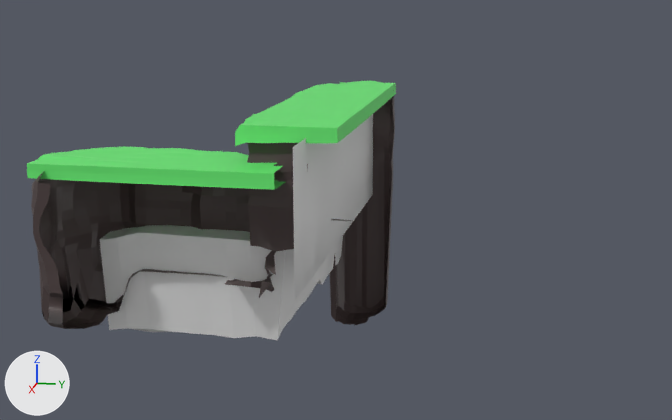
Renders of the FBX model sealoft/Content/GFX/Models/World/Ground.fbx from each side of a commit.
The view is the same before and after, from a 50 mm camera at (79.7, 27.9, 19.8) aimed at (-0.6, 11.9, -0.3). Every picture has the same lights, and +X, +Y and +Z are marked at lower left. Where no turn or scale is listed for an object, it has been applied to the vertices. Vertices at the same position are counted once.
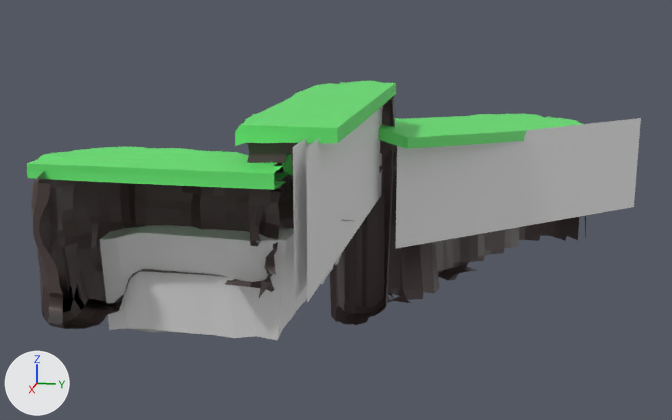
Where the change shows, as pixel boxes [x1, y1, x2, y2] in the pictures (672 x 420 px):
'Plane.002', added
    after: [396, 118, 641, 248]
'Plane', moved
    before: [293, 114, 373, 302]
    after: [306, 106, 383, 303]
'Cube.006', added
    after: [363, 140, 586, 303]
'Cube.007', added (green)
    after: [379, 114, 581, 149]
part 1 of me_cube_005, deleted
    before: [255, 154, 308, 251]

Edits to the bpy script that builds the scene:
```text
Add mat_material_003:
    mat_material_003 = principled_material('Material.003')
    mat_material_003.base_color = (0.127, 0.8, 0.158)  # green #64e76f
Add mat_material_001:
    mat_material_001 = principled_material('Material.001')
    mat_material_001.base_color = (0.0678, 0.0455, 0.045)  # dark grey #4a3c3c
Change me_cube_005:
    used by ob_cube_005; location = (8.07, 13.27, 6.16)
    remove me_cube_005.from_pydata(...)  # 908 vertices, 838 faces; spans x -15.3..12.9, y -3.9..3.2, z -18.3..4.3
    add me_cube_005.from_pydata(...)  # 857 vertices, 782 faces; spans x -15.3..12.9, y -3.9..3.2, z -18.3..4.3
    me_cube_005 part 1
    51 vertices are removed from x 10.6..12.8, y -2.3..1.0, z -4.2..2.0
    56 faces are deleted
Add me_plane_002:
    me_plane_002.from_pydata([(-10.9, 12.0, 5.0), (10.9, -12.0, 5.0), (-10.9, 12.0, -5.0), (10.9, -12.0, -5.0)], [], [(0, 1, 3, 2)])
Add me_cube_004:
    me_cube_004.from_pydata(...)  # 738 vertices, 732 faces; spans x -12.0..12.8, y -11.3..11.6, z -2.0..1.7
    me_cube_004.materials.append(mat_material_003)  # green #64e76f
Add me_cube_002:
    me_cube_002.from_pydata(...)  # 553 vertices, 482 faces; spans x -13.5..10.2, y -10.8..11.9, z -12.7..5.5
    me_cube_002.materials.append(mat_material_001)  # dark grey #4a3c3c
Change ob_plane:
    ob_plane.location: (8.44, 14.22, 4.88) -> (8.44, 15.07, 4.88)
Add ob_plane_002:
    ob_plane_002 = bpy.data.objects.new('Plane.002', me_plane_002)
    ob_plane_002.location = (-15.74, 28.77, 0.21)
Add ob_cube_007:
    ob_cube_007 = bpy.data.objects.new('Cube.007', me_cube_004)
    ob_cube_007.location = (-15.19, 23.84, 5.29)
Add ob_cube_006:
    ob_cube_006 = bpy.data.objects.new('Cube.006', me_cube_002)
    ob_cube_006.location = (-14.58, 23.75, 0.73)
```
